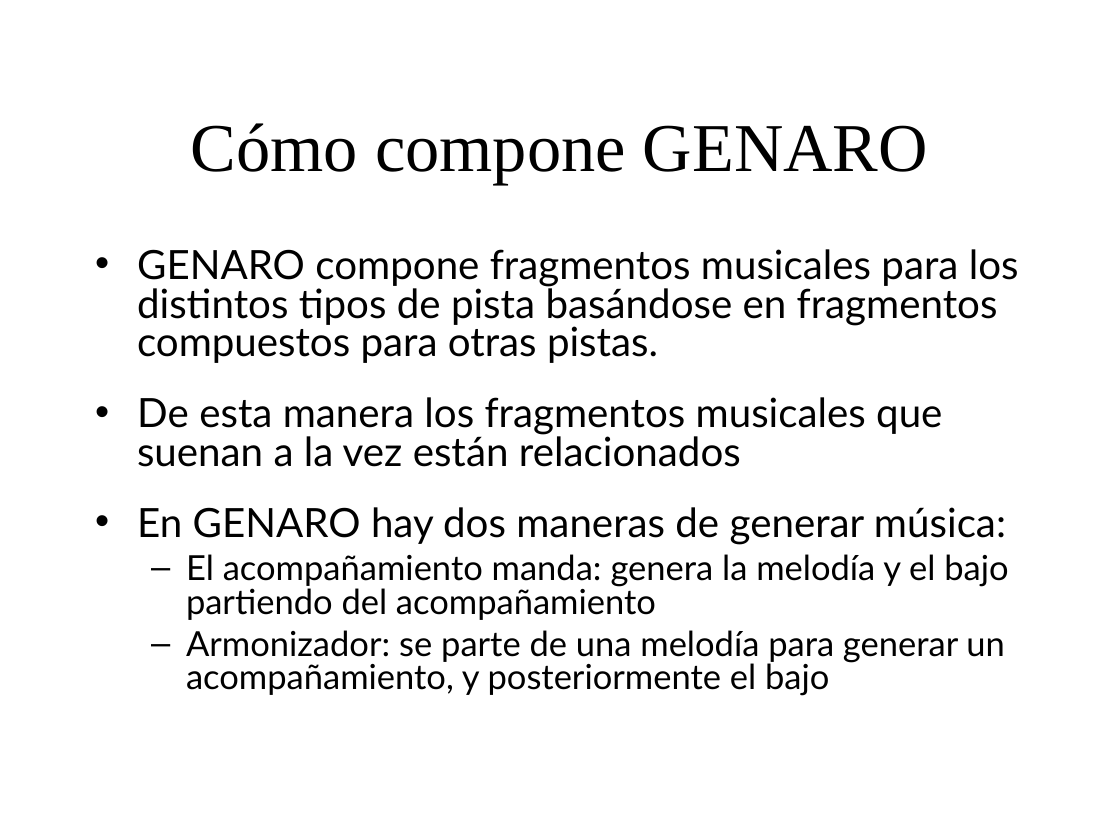
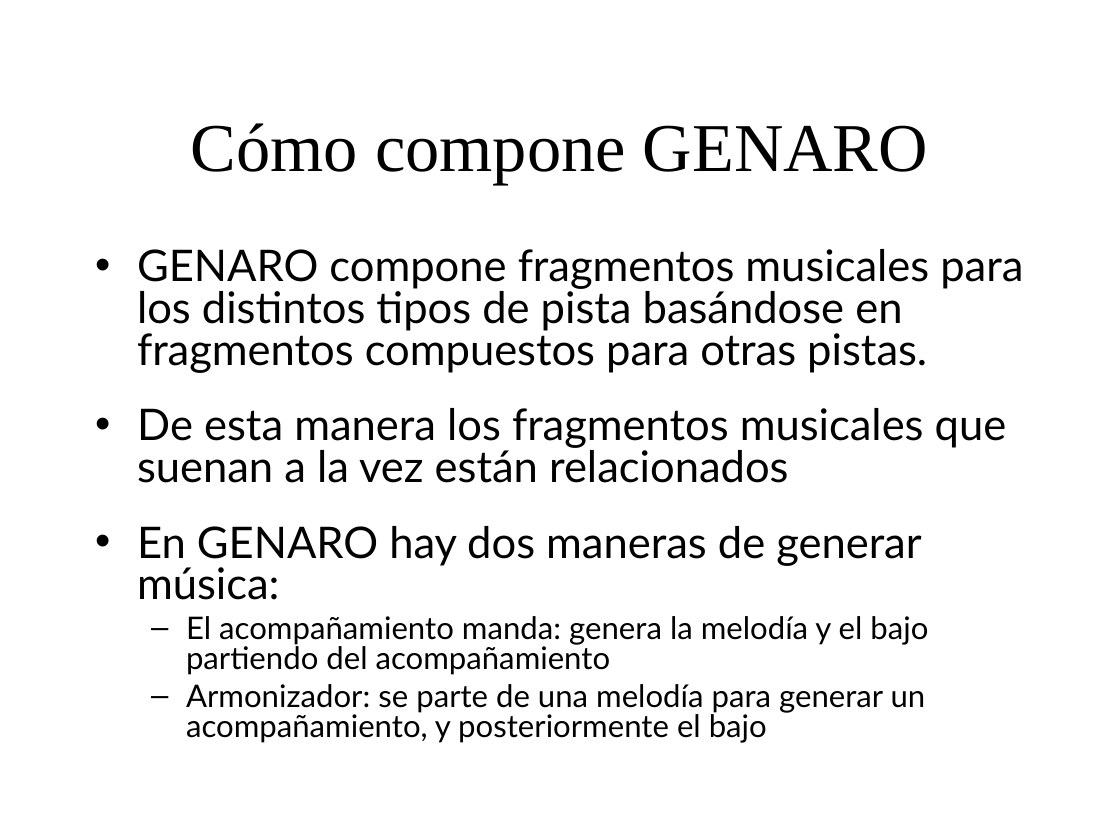
Before and after one commit to BackupTheBerlios/genaro, a slide deck: slide 11 of Documentos/MemoriaSSII/presentacion_proyecto.ppt. Drawn at 1120x840 pixels with LibreOffice and Linux fonts; fonts in the diff are those of the drawing; background and template pictures are left out. Boxes give left, top, right and bottom in pixels: in the first picture for what was removed or moved away, otherwise in the second. Text is boxed around its words. In the diff, an @@ line names an element or a change of style, - is before the commit and + after.

```diff
--- a/Documentos/MemoriaSSII/presentacion_proyecto.ppt
+++ b/Documentos/MemoriaSSII/presentacion_proyecto.ppt
@@ text "GENARO compone fragmentos musicales para ..." at [137,249,1023,743]: size 25.9 to 28 pt in "GENARO compone fragmentos musicales para los distintos ...", "De esta manera los fragmentos musicales que ...", "En GENARO hay dos maneras de generar ..."; size 22.2 to 20 pt in "El acompañamiento manda: genera la melodía y ...", "Armonizador: se parte de una melodía para ..."; less space between paragraphs @@
```
Also in this commit, not shown: 1 other slide changed.
